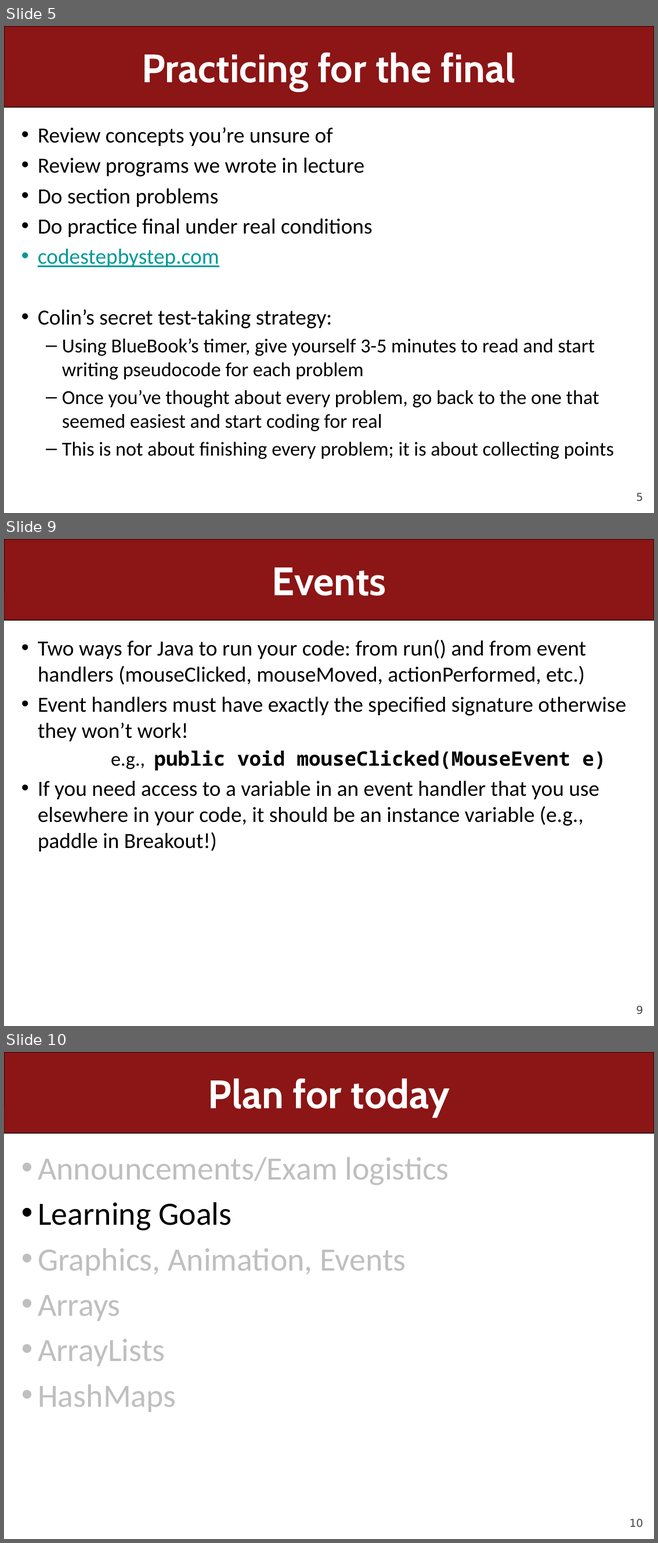
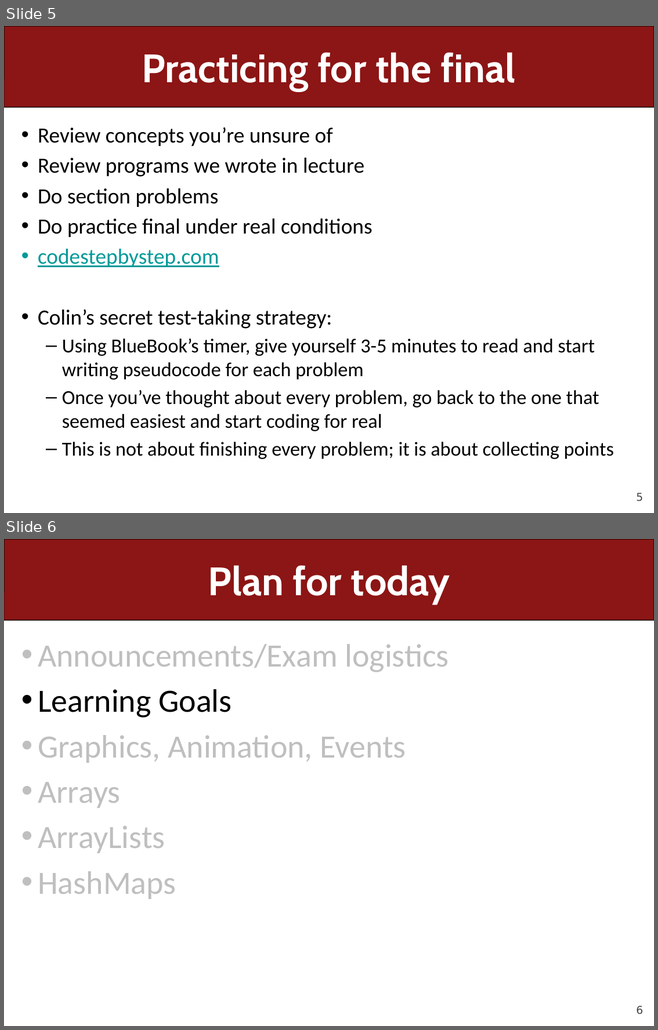
Before and after one commit to ckincaid17/cs106a-summer-2018, a slide deck: WWW/lectures/Lecture27/Lecture27.pptx. Shown one above the other, each under a label of ours: slides 5, 9 and 10 before the commit, slides 5 and 6 after it; the slides between them are not shown. The pictures are 658x1543 and 658x1030 pixels, drawn with LibreOffice and Linux fonts; fonts in the diff are those of the drawing. Boxes give left, top, right and bottom in pixels: in the first picture for what was removed or moved away, otherwise in the second. Text is boxed around its words. In the diff, an @@ line names an element or a change of style, - is before the commit and + after.

```diff
--- a/WWW/lectures/Lecture27/Lecture27.pptx
+++ b/WWW/lectures/Lecture27/Lecture27.pptx
@@ slide 9 removed at [4,539,654,1026], background #FFFFFF; not listed: 2 template elements that a slide beside it also shows @@
@@ title removed at [271,567,386,596] @@
-Events
@@ text removed at [38,640,626,852] @@
-• Two ways for Java to run your code: from run() and from event handlers (mouseClicked, mouseMoved, actionPerformed, etc.)
-• Event handlers must have exactly the specified signature otherwise they won’t work!
-  e.g., public void mouseClicked(MouseEvent e)
-• If you need access to a variable in an event handler that you use elsewhere in your code, it should be an instance variable (e.g., paddle in Breakout!)
@@ what was slide 10 is now slide 6 @@
@@ page number at [636,1006,643,1015]: text changed @@
-10
+6
```
Also in this commit, not shown: 7 slides changed, 3 other slides removed, 19 other files.
